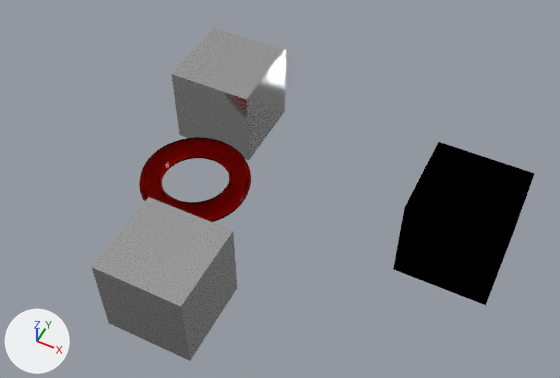
A saved change to the Blender file blender/HOUDINI_scene_loader/shaders/shaders_01.blend.
The view is the same before and after, from a 50 mm lens placed at (6.18, -8.22, 13.12), pointed at (1.06, 2.03, 0.3). The lights are fixed; the arrows at lower left show +X, +Y and +Z.

The first picture shows 'glass_torus', 'shader_cube_01', 'shader_cube_01.001', 'shader_cube_01.002'.
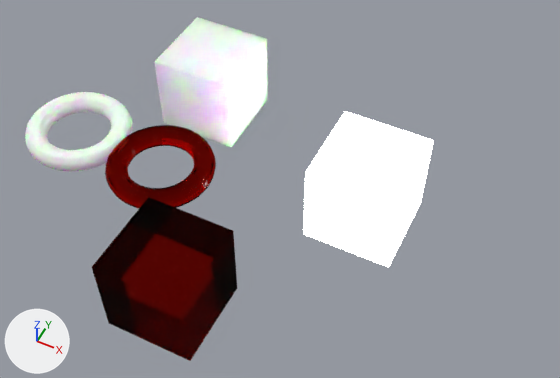
What differs and where, as boxes (x1, y1, x2, y2) in the pictures (560 x 378 px):
'shader_cube_01.001', recoloured, surface changed, moved
    before: (393, 142, 535, 305)
    after: (303, 111, 434, 268)
'shader_cube_01.002', recoloured, reshaped, moved (grey to white, 112% wider, 17% taller)
    before: (171, 28, 285, 160)
    after: (25, 17, 268, 171)
'shader_cube_01', recoloured (grey to red)
    both: (92, 197, 237, 361)
'glass_torus', moved
    before: (139, 137, 251, 222)
    after: (105, 125, 216, 208)
part 1 of me_cube_002, added
    after: (25, 92, 132, 171)
part 2 of me_cube_002, shading changed
    before: (171, 28, 285, 160)
    after: (154, 17, 268, 147)

Diff of the bpy script that builds the scene:
```diff
--- a/blender/HOUDINI_scene_loader/shaders/shaders_01.blend.py
+++ b/blender/HOUDINI_scene_loader/shaders/shaders_01.blend.py
@@ ng_diffuseglossyssscustomshader @@
+ng_diffuseglossyssscustomshader = bpy.data.node_groups.new('diffuseGlossySSSCustomShader', 'ShaderNodeTree')
+# nodes: AddShader, Attribute, BsdfAnisotropic, BsdfDiffuse, BsdfTransparent, Fresnel, Math, Mix, MixShader, RGBToBW, SubsurfaceScattering, Value
+# colours: white #e7e7e7, white #ffffff, grey #bcbcbc, black #1c241f, black #000000
@@ mat_diffuseglossytranslucentmaterial @@
 # nodes: Displacement, Group, OutputMaterial
-# colours: black #000000, white #ffffff, white #e7e7e7
+# colours: black #1a1a1a, grey #9b9b9b, white #ffffff, grey #bcbcbc, black #1c241f
@@ mat_emissionmaterial @@
 n1 = _N.new('ShaderNodeGroup'); n1.name = 'emissionCustomShader'
 n1.node_tree = ng_emissioncustomshader
-n1.inputs[0].default_value = (0.0, 0.0, 0.0, 1.0)  # 'emissionColor', black #000000
+n1.inputs[0].default_value = (0.878, 0.936, 1.0, 1.0)  # 'emissionColor', white #f1f8ff
 n1.inputs[1].default_value = 0.0  # 'vertexColorMult'
 n1.inputs[2].default_value = 37.3  # 'emissionStrength'
-n1.inputs[3].default_value = 1.0  # 'alpha'
+n1.inputs[3].default_value = 0.5  # 'alpha'
 _L.new(n1.outputs[0], n0.inputs[0])  # 'Emission' to 'Surface'
@@ me_cube_002 @@
 # used by ob_shader_cube_01_002; location = (-1.46, 4.35, 0.29)
-me_cube_002.from_pydata(...)  # 8 vertices, 6 faces; spans x -1.0..1.0, y -1.0..1.0, z -1.0..1.0
+me_cube_002.from_pydata(...)  # 584 vertices, 582 faces; spans x -3.2..1.0, y -4.25..1.0, z -1.0..1.0
+# me_cube_002 part 1: a new loose piece, a torus around z (ring radius 1.0, tube radius 0.25) spanning x -3.2..-0.7, y -4.25..-1.75, z -0.21..0.29, in mat_diffuseglossytranslucentmaterial
+# me_cube_002 part 2: 6 kept faces spanning x -1.0..1.0, y -1.0..1.0, z -1.0..1.0 are now shaded smooth
 me_cube_002.materials.append(mat_diffuseglossytranslucentmaterial)
@@ me_cube @@
 me_cube.from_pydata(...)  # 8 vertices, 6 faces; spans x -1.0..1.0, y -1.0..1.0, z -1.0..1.0
-me_cube.materials.append(mat_diffuseglossytranslucentmaterial)
+me_cube.materials.append(mat_material)
@@ ob_glass_torus @@
 ob_glass_torus = bpy.data.objects.new('glass_torus', me_torus)
-ob_glass_torus.location = (-0.78, 1.47, 0.27)
+ob_glass_torus.location = (-1.7, 1.47, 0.27)
@@ ob_shader_cube_01_002 @@
 ob_shader_cube_01_002 = bpy.data.objects.new('shader_cube_01.002', me_cube_002)
-ob_shader_cube_01_002.location = (-1.46, 4.35, 0.29)
+ob_shader_cube_01_002.location = (-2.07, 4.55, 0.29)
@@ ob_shader_cube_01_001 @@
 ob_shader_cube_01_001 = bpy.data.objects.new('shader_cube_01.001', me_cube_001)
-ob_shader_cube_01_001.location = (5.0, 2.47, 0.8)
+ob_shader_cube_01_001.location = (2.9, 2.47, 0.8)
```
